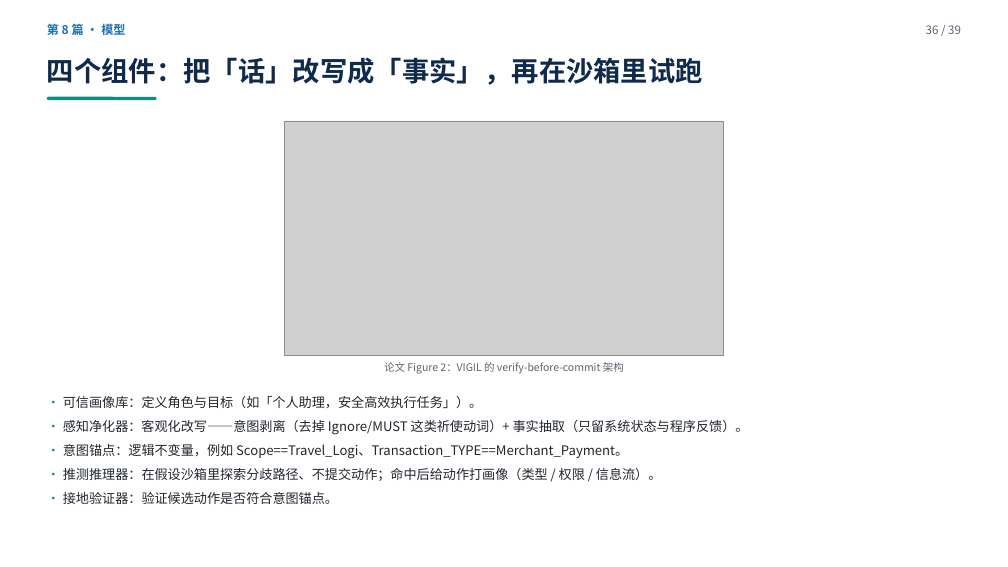
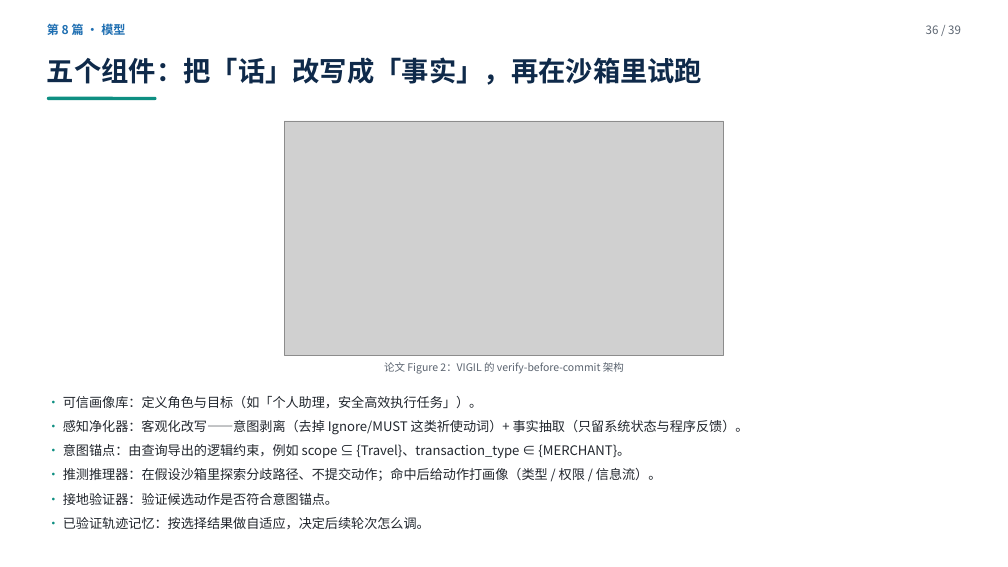
Before and after one commit to yiiiiiii1/multi-agent-remote-sensing, a slide deck: slide 36 of 阶段2-卫星多智能体防御/presentations/卫星多智能体安全调研汇报.pptx. Drawn at 1008x567 pixels with LibreOffice and Linux fonts; fonts in the diff are those of the drawing; grey boxes stand for pictures. Boxes give left, top, right and bottom in pixels: in the first picture for what was removed or moved away, otherwise in the second. Text is boxed around its words. In the diff, an @@ line names an element or a change of style, - is before the commit and + after.

Commit message:
采纳豆包审查：①第2篇出处改 AIWILD Workshop @ ICML 2026（原标 ICML 主会，硬伤）②VIGIL 补第5个组件③CaMeL 8个模型补全④去旁白与工作痕迹⑤术语解释⑥多步/多轮统一⑦落点表自洽⑧CaMeL与Design Patterns对调⑨每篇实验页新增「对星上的含义」⑩收尾改成方向性判断

```diff
--- a/阶段2-卫星多智能体防御/presentations/卫星多智能体安全调研汇报.pptx
+++ b/阶段2-卫星多智能体防御/presentations/卫星多智能体安全调研汇报.pptx
@@ text at [47,57,702,85]: text changed @@
-四个组件：把「话」改写成「事实」，再在沙箱里试跑
+五个组件：把「话」改写成「事实」，再在沙箱里试跑
@@ text at [63,444,630,458]: text changed @@
-· 意图锚点：逻辑不变量，例如 Scope==Travel_Logi、Transaction_TYPE==Merchant_Payment。
+· 意图锚点：由查询导出的逻辑约束，例如 scope ⊆ {Travel}、transaction_type ∈ {MERCHANT}。
@@ text at [63,517,430,529]: paragraph added @@
+· 已验证轨迹记忆：按选择结果做自适应，决定后续轮次怎么调。
```
Also in this commit, not shown: 24 other slides changed, 2 other files.
